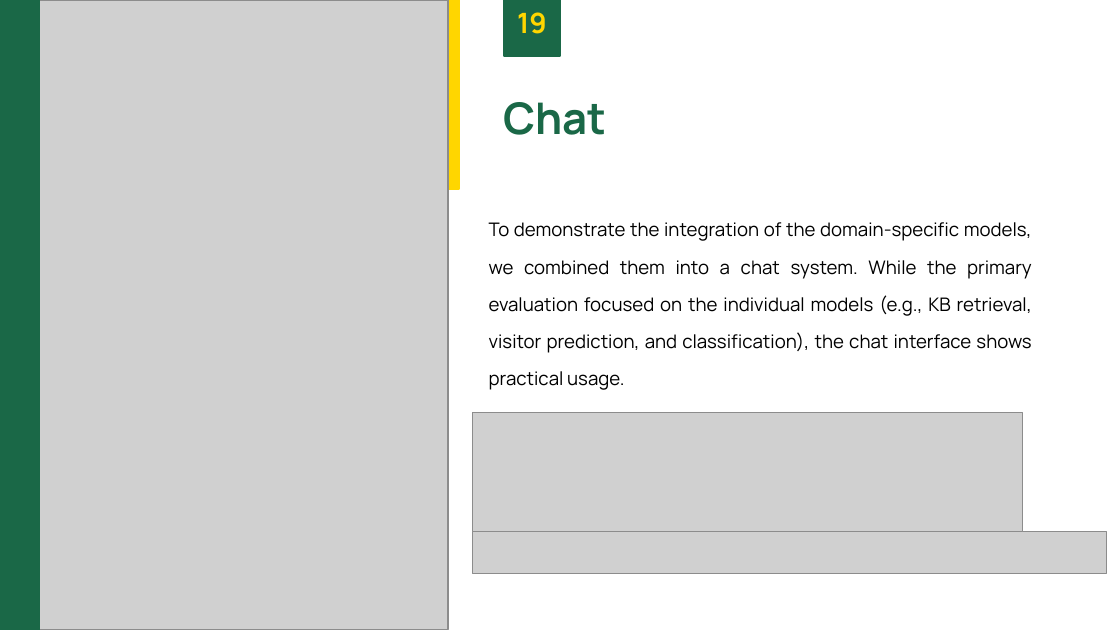
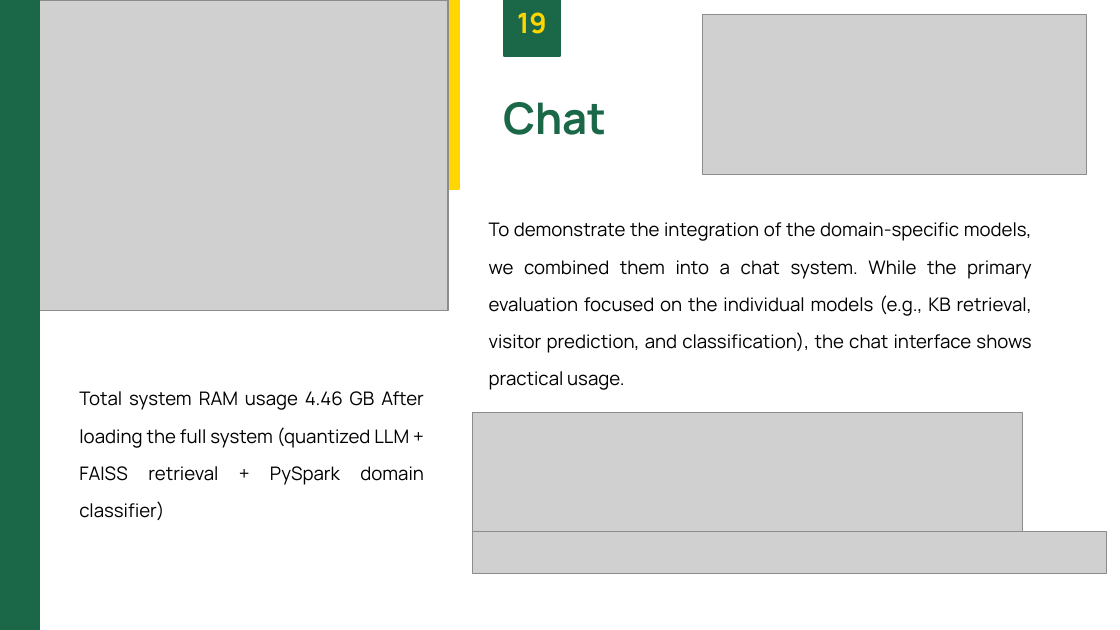
Before and after one commit to be-great/Big_Data_Analytics_in_Healthcare, a slide deck: slide 22 of Bigdata.pptx (slide 21 before the commit). Drawn at 1120x630 pixels with LibreOffice and Linux fonts; fonts in the diff are those of the drawing; grey boxes stand for pictures. Boxes give left, top, right and bottom in pixels: in the first picture for what was removed or moved away, otherwise in the second. Text is boxed around its words. In the diff, an @@ line names an element or a change of style, - is before the commit and + after.

```diff
--- a/Bigdata.pptx
+++ b/Bigdata.pptx
@@ picture: place and size @@
-picture at <box>39,0,448,629</box>
+picture at <box>39,0,448,310</box>
@@ picture added at <box>702,15,1086,175</box> @@
@@ text added at <box>79,391,424,485</box>, 12 pt, text #000000 @@
+Total system RAM usage 4.46 GB After loading the full system (quantized LLM + FAISS retrieval + PySpark domain classifier)
```
Also in this commit, not shown: 12 other slides changed, 1 slide added, 1 other file.
